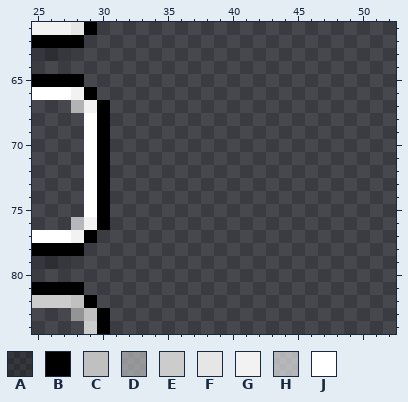
Pixel-art file, stored at aseprite/widget.aseprite. Above is the file before it was changed.
256x256 pixels, 1 frame. Pixels under 10% opacity are left out. Colours within 5 levels of each other are drawn and written as one. Shown: x 25..52, y 61..84.
Palette (. is transparent): A #0000003c  B #000000  C #c0c0c0  D #cccccc9b  E #cccccc  F #e6e6e6  G #f2f2f2  H #ffffff9b  J #ffffff
Pixels before, first column x 25:
61 GGGFB.
62 BBBB..
63 AAA...
64 ......
65 BBBB..
66 JJJGB.
67 ...HGB
68 ....JB
69 ....JB
70 ....JB
71 ....JB
72 ....JB
73 ....JB
74 ....JB
75 ....JB
76 ...HGB
77 JJJGB.
78 BBBB..
79 AAA...
80 ......
81 BBBB..
82 EEECB.
83 ...DCB
84 ....EB
Now the later version:
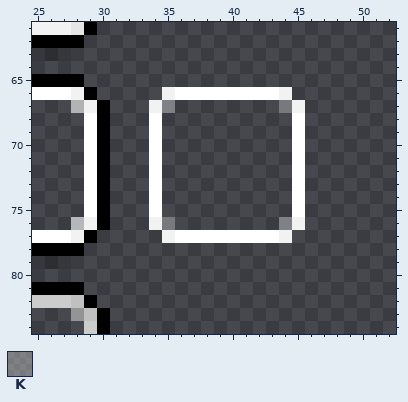
Colours new in this view: K #ffffff50
From old to new:
{"change": "layer \"Color_button/border/hovered_outline\" added"}
{"where": "layer \"Color_button/border/hovered_outline\""}
{"y":66,"x":35,"old":"..........","new":"GJJJJJJJJG"}
{"y":67,"x":34,"old":"..","new":"GK"}
{"y":67,"x":44,"old":"..","new":"KG"}
{"y":68,"x":34,"old":".","new":"J"}
{"y":68,"x":45,"old":".","new":"J"}
{"y":69,"x":34,"old":".","new":"J"}
{"y":69,"x":45,"old":".","new":"J"}
{"y":70,"x":34,"old":".","new":"J"}
{"y":70,"x":45,"old":".","new":"J"}
{"y":71,"x":34,"old":".","new":"J"}
{"y":71,"x":45,"old":".","new":"J"}
{"y":72,"x":34,"old":".","new":"J"}
{"y":72,"x":45,"old":".","new":"J"}
{"y":73,"x":34,"old":".","new":"J"}
{"y":73,"x":45,"old":".","new":"J"}
{"y":74,"x":34,"old":".","new":"J"}
{"y":74,"x":45,"old":".","new":"J"}
{"y":75,"x":34,"old":".","new":"J"}
{"y":75,"x":45,"old":".","new":"J"}
{"y":76,"x":34,"old":"..","new":"GK"}
{"y":76,"x":44,"old":"..","new":"KG"}
{"y":77,"x":35,"old":"..........","new":"GJJJJJJJJG"}
